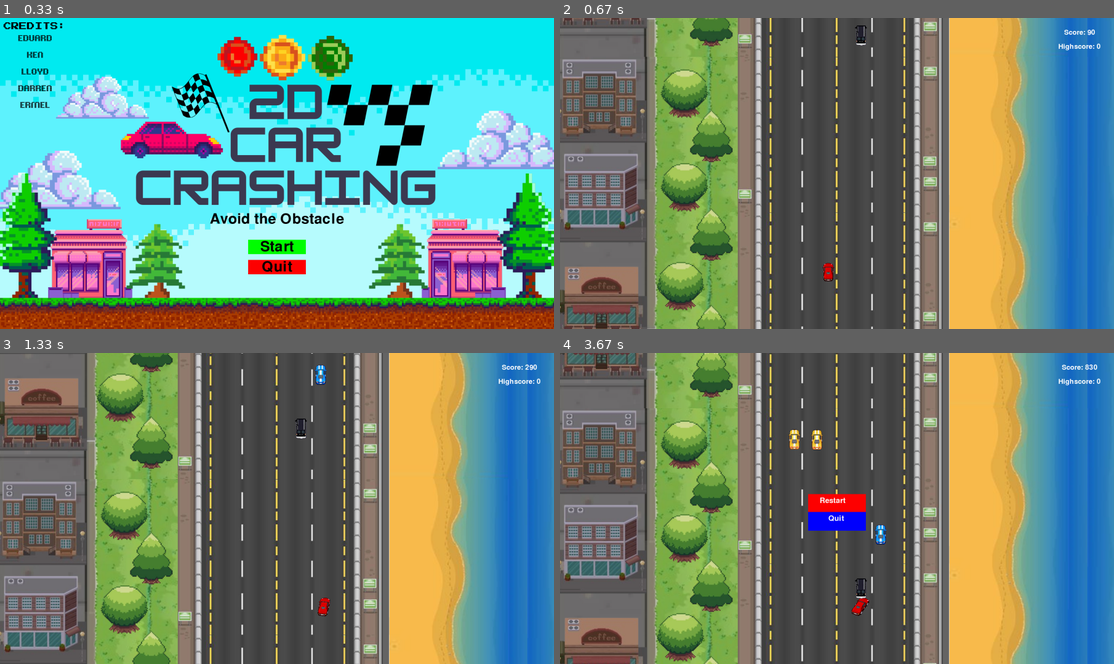
Above: before the commit, frames 1-4 (two rows, left to right).
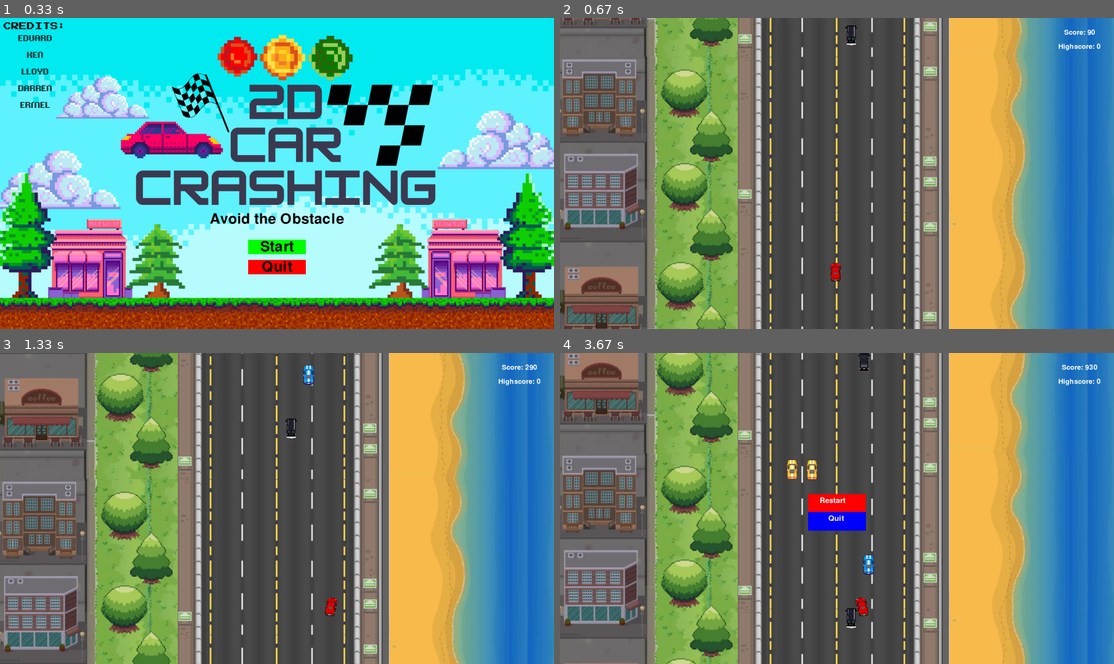
Above: after the commit, the same moments.

Repository: DarrenGuev/GameDevCars
Game: pygame game, started from Test_codes.py
Two runs of this game, one before a commit and one after it. Both use one fixed random seed, a clock stepped at 60 frames per second and the inputs below.
Inputs (mouse positions are in pixels of both pictures, inside the frame that each line leads up to):
- Up to frame 1 (0.33 s): no input
- Up to frame 2 (0.67 s): click "Start" at 0.38 s
- Up to frame 3 (1.33 s): hold Right 0.67-1.13 s; move the mouse to (254, 524) at 0.7 s; hold Right from 1.17 s (still down)
- Up to frame 4 (3.67 s): release Right at 1.63 s; hold Left 1.67-2.2 s; hold Left 2.23-2.63 s; hold Right 2.67-3.3 s; hold Left from 3.33 s (still down)

Frame 1 is identical in both runs. In frame 2, 0.4% of the frame differs, in the area x 47-56%, y 2-85%; in frame 3, 0.6%; in frame 4, 26%, in the area x 0-96%, y 0-100%.

Commit message:
eduardpogi

Diff:
--- a/Test_codes.py
+++ b/Test_codes.py
@@ -170,10 +170,10 @@
 
       # Main outer game loop
     while True:
-        man = player_test(910, 850, 90, 90)
+        man = player_test(935, 850, 90, 90)
         collision1 = 850
         collision2 = 1250
-        enemies = [Obstacle(random.randrange(720, collision2), -random.randint(0, game_window.height), 90, 90, random.choice(obstacle_car_images)) for _ in range(5)]
+        enemies = [Obstacle(random.randrange(720, 1190), -random.randint(0, game_window.height), 90, 90, random.choice(obstacle_car_images)) for _ in range(5)]
         running = True
 
         # Timer for speed increase
@@ -228,7 +228,7 @@
                                 break
                         if not overlap:
                             break
-                    enemy.image = random.choice(obstacle_car_images)
+                    enemy.image  = random.choice(obstacle_car_images)
                     enemy.mask = enemy.create_mask(enemy.image)
 
                 if check_collision(man, enemy):
@@ -249,7 +249,10 @@
             if not running:
                 result = game_over_menu(game_window.win, game_window.width, game_window.height)
                 if result == "RESTART":
-                    running = True  # Set running to True to restart the loop
+                    running = True  # Set running to True to restart the loop/]
+                    speed_increase_timer = 0
+                    game_window.scroll_speed = 15
+                    game_window.score = 0
                     break  # Break this loop to restart the game
                 elif result == "QUIT":
                     pygame.quit()
